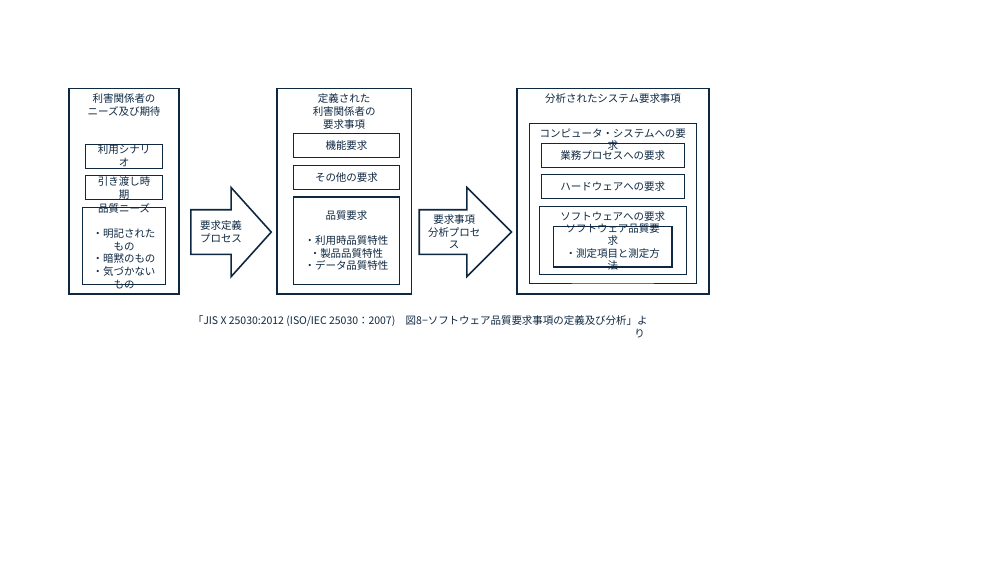
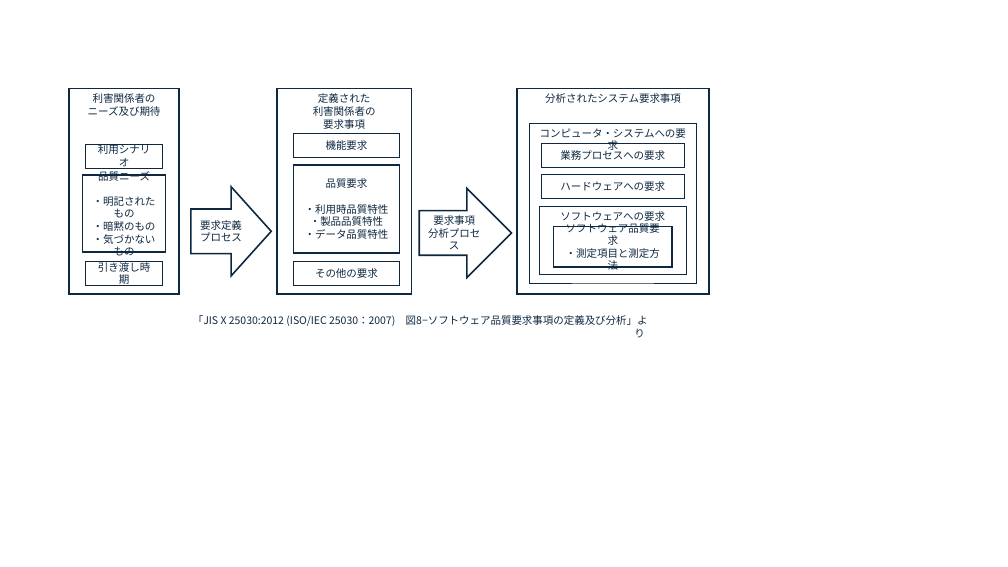
Before and after one commit to MitakaMakers/Qiita, a slide deck: slide 1 of 20231210_ISO25030 品質要求事項/125_5.7_図8−ソフトウェア品質要求事項の定義及び分析.pptx. Drawn at 1008x567 pixels with LibreOffice and Linux fonts; fonts in the diff are those of the drawing. Boxes give left, top, right and bottom in pixels: in the first picture for what was removed or moved away, otherwise in the second. Text is boxed around its words. In the diff, an @@ line names an element or a change of style, - is before the commit and + after.

```diff
--- a/20231210_ISO25030 品質要求事項/125_5.7_図8−ソフトウェア品質要求事項の定義及び分析.pptx
+++ b/20231210_ISO25030 品質要求事項/125_5.7_図8−ソフトウェア品質要求事項の定義及び分析.pptx
@@ rectangle "品質ニーズ": place and size @@
-rectangle "品質ニーズ" at box(82, 208, 166, 285)
+rectangle "品質ニーズ" at box(82, 175, 166, 253)
@@ rectangle "品質要求": place and size @@
-rectangle "品質要求" at box(293, 197, 400, 284)
+rectangle "品質要求" at box(293, 166, 400, 253)
@@ rectangle "引き渡し時期": place and size @@
-rectangle "引き渡し時期" at box(85, 175, 163, 199)
+rectangle "引き渡し時期" at box(85, 262, 163, 285)
@@ rectangle "その他の要求": place and size @@
-rectangle "その他の要求" at box(293, 166, 400, 189)
+rectangle "その他の要求" at box(293, 262, 400, 285)
```
Also in this commit, not shown: 20 other files.
